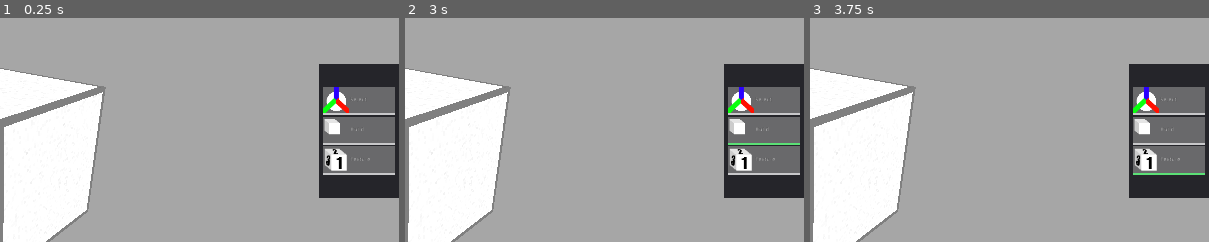
Above: before the commit, frames 1-3 (left to right).
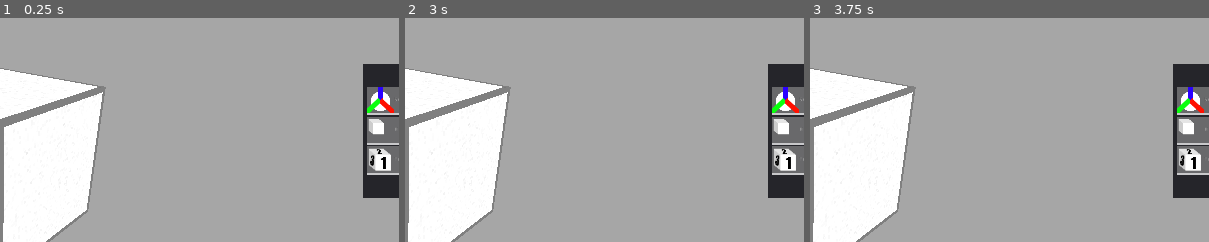
Above: after the commit, the same moments.

Repository: craftablescience/GodotPuzzlemaker
Game: Godot game, scene res://scenes/Main.tscn
Two runs of this game, one before a commit and one after it. Both use one fixed random seed, a clock stepped at 60 frames per second and the inputs below.
Inputs (mouse positions are % of the whole screen's width and height, from its top left):
- Up to frame 1 (0.25 s): no input
- Up to frame 2 (3 s): click "File" at 0.5 s; click "Edit" at 1.25 s; click (95, 38) at 2 s, where only the run before the commit has a clickable "Select"; click (95, 45) at 2.75 s, where only the run before the commit has a clickable "Build"
- Up to frame 3 (3.75 s): click (95, 52) at 3.5 s, where only the run before the commit has a clickable "Texture"
The pictures show only the part of the screen within x 50-100%, y 20-70%; the shares and areas given below are measured in that part.

The runs differ from the first frame. In frame 1, 8.5% of the frame differs, in the area x 79-100%, y 20-81%; in frame 2, 8.6%; in frame 3, 8.6%.

Commit message:
Selection selects things better & many other features

Diff:
--- a/scenes/Main.tscn
+++ b/scenes/Main.tscn
@@ -11,6 +11,7 @@
 [ext_resource path="res://scenes/editor/Room.tscn" type="PackedScene" id=9]
 [ext_resource path="res://images/icons/voxel.png" type="Texture" id=10]
 [ext_resource path="res://images/icons/select.png" type="Texture" id=11]
+[ext_resource path="res://scripts/editor/ToolBar.gd" type="Script" id=12]
 [ext_resource path="res://images/icons/voxel_textured.png" type="Texture" id=13]
 
 [node name="Main" type="Spatial"]
@@ -82,9 +83,14 @@
 margin_left = -0.560059
 margin_right = 0.199951
 margin_bottom = -0.240051
+script = ExtResource( 12 )
 __meta__ = {
 "_edit_use_anchors_": true
 }
+anchorLeft = 0.9
+anchorRight = 1.0
+anchorLeftHidden = 0.955
+anchorRightHidden = 1.055
 
 [node name="VBoxContainer" type="VBoxContainer" parent="Menu/Control/ToolBar"]
 anchor_left = 0.05
@@ -121,6 +127,8 @@
 icon = ExtResource( 13 )
 align = 0
 
+[node name="Tween" type="Tween" parent="Menu/Control/ToolBar"]
+
 [node name="Crosshair" type="Sprite" parent="Menu"]
 visible = false
 scale = Vector2( 0.5, 0.5 )
@@ -144,8 +152,14 @@
 
 [node name="Environment" type="WorldEnvironment" parent="."]
 environment = ExtResource( 1 )
+[connection signal="mouse_entered" from="Menu/Control/ToolBar/VBoxContainer/Select" to="Menu/Control/ToolBar" method="_on_button_mouse_entered" binds= [ 0 ]]
+[connection signal="mouse_exited" from="Menu/Control/ToolBar/VBoxContainer/Select" to="Menu/Control/ToolBar" method="_on_button_mouse_exited" binds= [ 0 ]]
 [connection signal="pressed" from="Menu/Control/ToolBar/VBoxContainer/Select" to="Scene/Room" method="_on_Select_pressed"]
+[connection signal="mouse_entered" from="Menu/Control/ToolBar/VBoxContainer/VoxelBuild" to="Menu/Control/ToolBar" method="_on_button_mouse_entered" binds= [ 1 ]]
+[connection signal="mouse_exited" from="Menu/Control/ToolBar/VBoxContainer/VoxelBuild" to="Menu/Control/ToolBar" method="_on_button_mouse_exited" binds= [ 1 ]]
 [connection signal="pressed" from="Menu/Control/ToolBar/VBoxContainer/VoxelBuild" to="Scene/Room" method="_on_VoxelBuild_pressed"]
+[connection signal="mouse_entered" from="Menu/Control/ToolBar/VBoxContainer/VoxelTextured" to="Menu/Control/ToolBar" method="_on_button_mouse_entered" binds= [ 2 ]]
+[connection signal="mouse_exited" from="Menu/Control/ToolBar/VBoxContainer/VoxelTextured" to="Menu/Control/ToolBar" method="_on_button_mouse_exited" binds= [ 2 ]]
 [connection signal="pressed" from="Menu/Control/ToolBar/VBoxContainer/VoxelTextured" to="Scene/Room" method="_on_VoxelTextured_pressed"]
 [connection signal="editor_camera_active" from="Scene/CameraPivot/Camera" to="Menu/Crosshair" method="_on_editor_camera_active"]
 [connection signal="editor_camera_inactive" from="Scene/CameraPivot/Camera" to="Menu/Crosshair" method="_on_editor_camera_inactive"]
--- a/scripts/editor/Camera.gd
+++ b/scripts/editor/Camera.gd
@@ -2,7 +2,7 @@
 
 
 const MOUSE_SENSITIVITY: float = 0.02
-const MOVEMENT_SENSITIVITY: float = 0.2
+const MOVEMENT_SENSITIVITY: float = 1.0
 
 var active_toggle: bool
 var active_button: bool
--- a/scripts/editor/Room.gd
+++ b/scripts/editor/Room.gd
@@ -79,7 +79,6 @@
 
 func remove_null_cubes() -> void:
 	var i: int = 0
-
 	while i < len(self.cubes):
 		var cube: Spatial = self.cubes[i]
 		if cube == null:
@@ -90,21 +89,16 @@
 
 func _on_face_selected(cubeid: int, plane: int, key: int) -> void:
 	match self.toolSelected:
+
 		Globals.TOOL.SELECT:
 			if key == BUTTON_LEFT:
-				var highlighted: bool = self.cubes[cubeid].get_face_highlight(plane)
-				if !highlighted:
-					self.unhighlight_all()
-					self.cubes[cubeid].set_face_highlight(plane, true)
+				var highlight: bool = !self.cubes[cubeid].get_face_highlight(plane)
+				self.unhighlight_all()
+				self.cubes[cubeid].set_face_highlight(plane, highlight)
+				if highlight:
+					self.set_actionGizmo_pos(cubeid, plane)
 					self.actionGizmo.show()
-					self.set_actionGizmo_pos(cubeid, plane)
-				else:
-					self.cubes[cubeid].set_face_highlight(plane, false)
-					self.actionGizmo.hide()
 			elif key == BUTTON_RIGHT:
-
-				# TODO START
-
 				var highlighted: bool = self.cubes[cubeid].get_face_highlight(plane)
 				if !highlighted:
 					self.cubes[cubeid].set_face_highlight(plane, true)
@@ -113,8 +107,6 @@
 				else:
 					self.cubes[cubeid].set_face_highlight(plane, false)
 					self.actionGizmo.hide()
-
-				# END TODO
 
 		Globals.TOOL.VOXEL:
 			if (key == BUTTON_LEFT):
@@ -125,6 +117,7 @@
 					self.cubes[cubeid].queue_free()
 					self.cubes[cubeid] = null
 					self.remove_null_cubes()
+
 		Globals.TOOL.TEXTURE:
 			var currentTexture: int = 0
 			if key == BUTTON_LEFT:
--- /dev/null
+++ b/scripts/editor/ToolBar.gd
@@ -0,0 +1,26 @@
+extends Panel
+
+
+export(float) var anchorLeft: float
+export(float) var anchorRight: float
+export(float) var anchorLeftHidden: float
+export(float) var anchorRightHidden: float
+
+var tween: Tween
+
+
+func _ready() -> void:
+	self.anchor_left = anchorLeftHidden
+	self.anchor_right = anchorRightHidden
+	self.tween = get_node("Tween")
+
+
+func _on_button_mouse_entered(buttonID: int) -> void:
+	tween.interpolate_property(self, "anchor_left", null, self.anchorLeft, 0.25, Tween.TRANS_CIRC, Tween.EASE_IN_OUT)
+	tween.interpolate_property(self, "anchor_right", null, self.anchorRight, 0.25, Tween.TRANS_CIRC, Tween.EASE_IN_OUT)
+	tween.start()
+
+func _on_button_mouse_exited(buttonID: int) -> void:
+	tween.interpolate_property(self, "anchor_left", null, self.anchorLeftHidden, 0.25, Tween.TRANS_CIRC, Tween.EASE_IN_OUT)
+	tween.interpolate_property(self, "anchor_right", null, self.anchorRightHidden, 0.25, Tween.TRANS_CIRC, Tween.EASE_IN_OUT)
+	tween.start()
Not shown: 1 places in scenes/Main.tscn that only renumber resources
Not shown, changed: .github/ISSUE_TEMPLATE/bug_report.md
